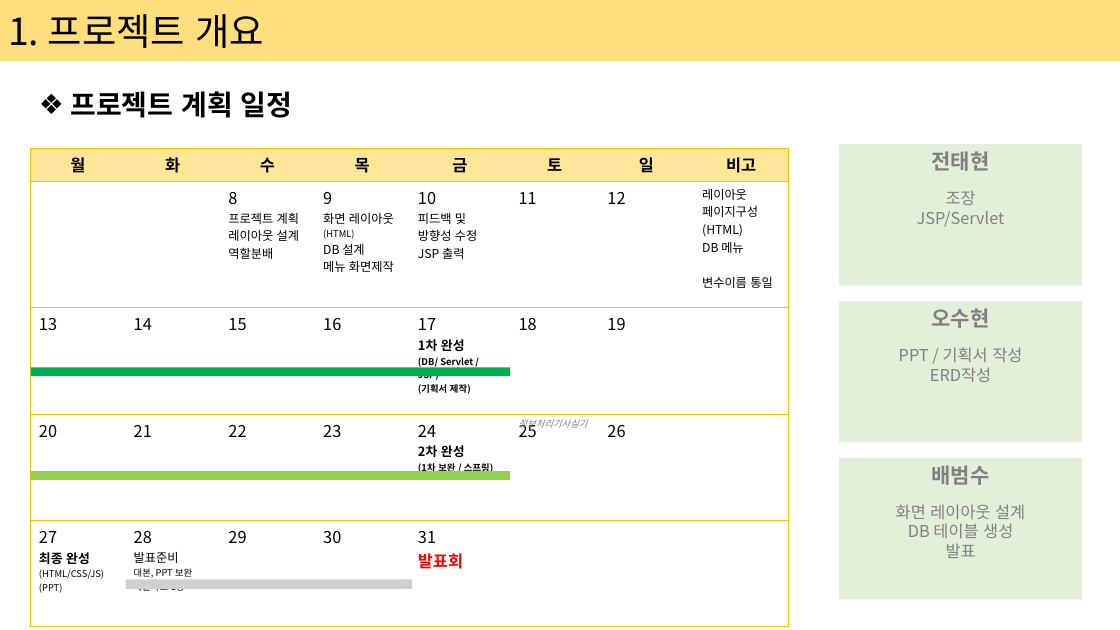
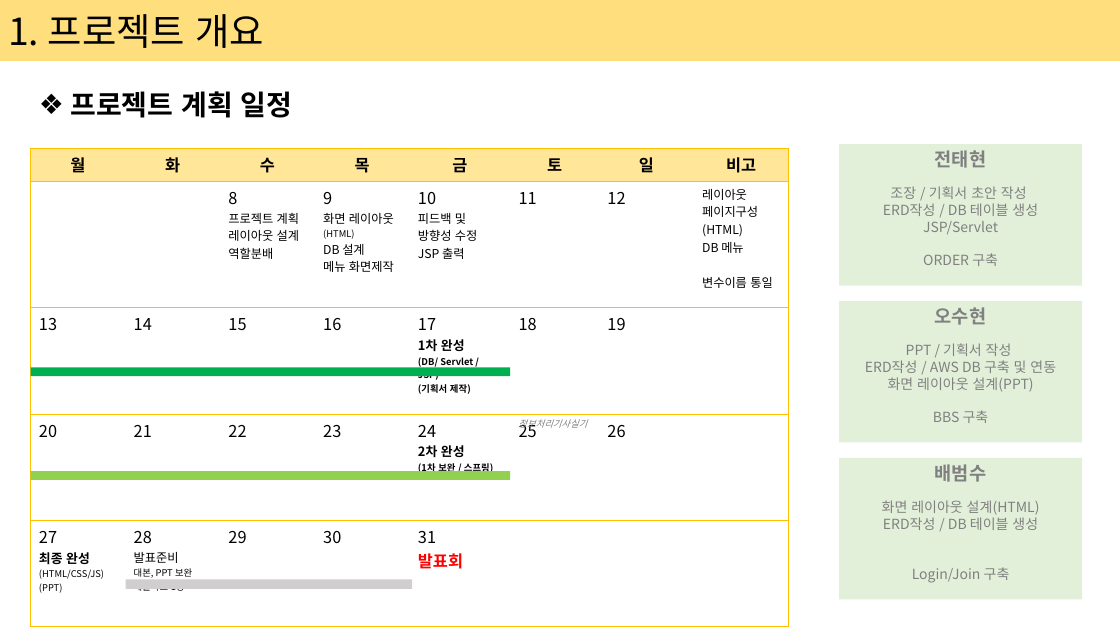
Before and after one commit to taehyeonJUN/Pizza-8-ZZo-, a slide deck: slide 5 of [피자팔조] 정리PPT.pptx. Drawn at 1120x630 pixels with LibreOffice and Linux fonts; fonts in the diff are those of the drawing. Boxes give left, top, right and bottom in pixels: in the first picture for what was removed or moved away, otherwise in the second. Text is boxed around its words. In the diff, an @@ line names an element or a change of style, - is before the commit and + after.

```diff
--- a/[피자팔조] 정리PPT.pptx
+++ b/[피자팔조] 정리PPT.pptx
@@ text in rectangle at (883, 186, 1038, 216): text changed; size 14 to 12 pt @@
-조장
+조장 / 기획서 초안 작성
+ERD작성 / DB 테이블 생성
@@ text in rectangle at (923, 221, 998, 234): size 18 to 16 pt in "전태현"; size 14 to 12 pt in "JSP/Servlet" @@
@@ text in rectangle at (923, 253, 998, 266): paragraph added @@
+ORDER 구축
@@ text in rectangle at (906, 307, 1012, 356): size 18 to 16 pt in "오수현"; size 14 to 12 pt in "PPT / 기획서 작성" @@
@@ text in rectangle at (865, 360, 1056, 423): text changed; size 14 to 12 pt @@
-ERD작성
+ERD작성 / AWS DB 구축 및 연동
+화면 레이아웃 설계(PPT)
+BBS 구축
@@ text in rectangle at (935, 464, 986, 482): size 18 to 16 pt in "배범수" @@
@@ text in rectangle at (882, 500, 1040, 583): text changed; size 14 to 12 pt @@
-화면 레이아웃 설계
-DB 테이블 생성
-발표
+화면 레이아웃 설계(HTML)
+ERD작성 / DB 테이블 생성
+Login/Join 구축
```
Also in this commit, not shown: 1 other slide changed, 1 slide added, 6 other files.
